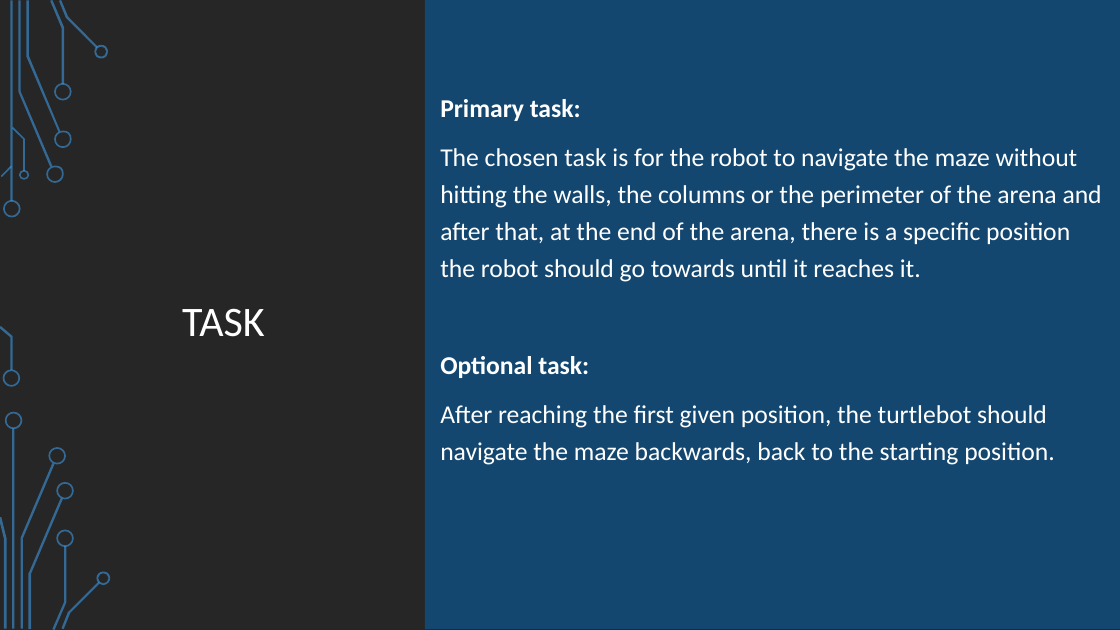
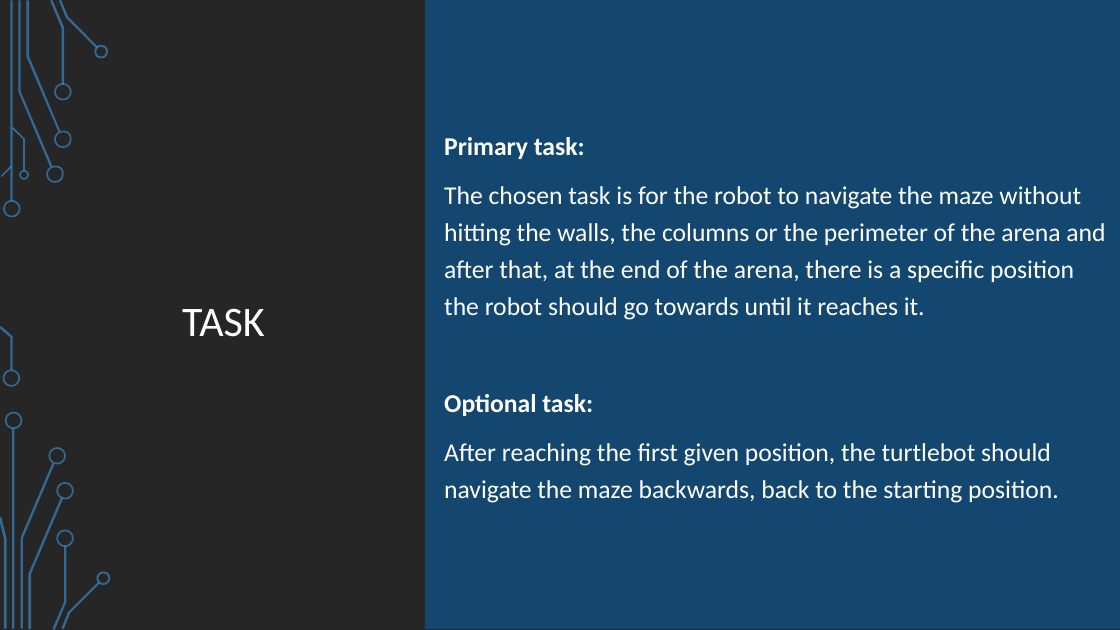
Before and after one commit to SSimuzzz/MobileRobotNavigation, a slide deck: slide 3 of Mini-Project/GroupK.pptx. Drawn at 1120x630 pixels with LibreOffice and Linux fonts; fonts in the diff are those of the drawing; background and template pictures are left out. Boxes give left, top, right and bottom in pixels: in the first picture for what was removed or moved away, otherwise in the second. Text is boxed around its words. In the diff, an @@ line names an element or a change of style, - is before the commit and + after.

```diff
--- a/Mini-Project/GroupK.pptx
+++ b/Mini-Project/GroupK.pptx
@@ text "Primary task:": place and size @@
-text "Primary task:" at [440, 99, 1102, 465]
+text "Primary task:" at [444, 137, 1105, 503]
```
Also in this commit, not shown: 5 other slides changed.
